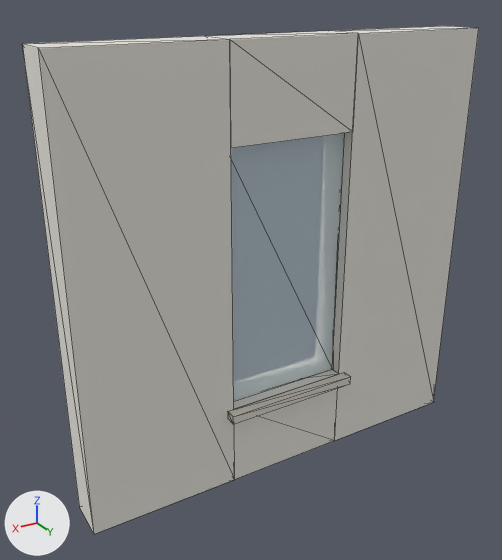
What one commit did to the glTF model assets/kits/building/fac_render_win_b.glb.
Camera for both pictures: a camera (50 mm lens) standing at (3.93, 3.83, 3.3) and looking at (1.7, 0.11, 1.43). Lighting does not change. The marker at lower left points along +X, +Y and +Z. The older version comes first. Mesh edges are drawn as thin lines. Objects named as collision shapes, trigger or cutter boxes, shadow casters or lower levels of detail are left out. Vertices at exactly the same position are counted once.

Names of what the first picture shows: 'fac_render_win_b'.
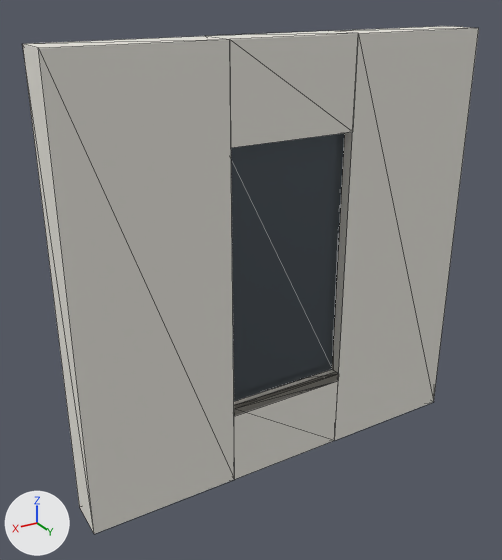
Boxes (x1, y1, x2, y2) around the edits, measured in the pictures (502 x 560 px; the box of a moved part takes in the faces that stretch with it):
part 1 of me_fac_render_win_b, moved or reshaped
    before: (228, 372, 351, 424)
    after: (234, 372, 339, 416)
part 2 of me_fac_render_win_b, recoloured
    both: (231, 133, 345, 401)

Edits to the bpy script that builds the scene:
```text
Add mat_m_window:
    mat_m_window = principled_material('M_window')
    mat_m_window.base_color = (0.1, 0.12, 0.14)  # dark grey #596169
    mat_m_window.metallic = 0.6
    mat_m_window.roughness = 0.08
Change me_fac_render_win_b:
    used by ob_fac_render_win_b; location = (0.0, 0.0, 0.0)
    remove me_fac_render_win_b.from_pydata(...)  # 40 vertices, 72 faces; spans x 0.0..3.0, y 0.0..0.38, z 0.0..3.0
    add me_fac_render_win_b.from_pydata(...)  # 38 vertices, 72 faces; spans x 0.0..3.0, y 0.0..0.3, z 0.0..3.0
    me_fac_render_win_b part 1
    8 vertices are removed from x 1.0..2.0, y 0.3..0.38, z 0.54..0.6
    12 faces are deleted
    6 vertices are added at (1.05, 0.3, 0.54), (1.05, 0.26, 0.54), (1.05, 0.26, 0.6), (1.95, 0.3, 0.54), (1.95, 0.26, 0.6), (1.95, 0.26, 0.54)
    12 new faces join them, mat_m_stone (light grey #dfdace)
    me_fac_render_win_b part 2: 12 faces spanning x 1.05..1.95, y 0.2..0.22, z 0.6..2.4 switch from mat_m_glass (pale blue #daedf6) to mat_m_window (dark grey #596169)
```
